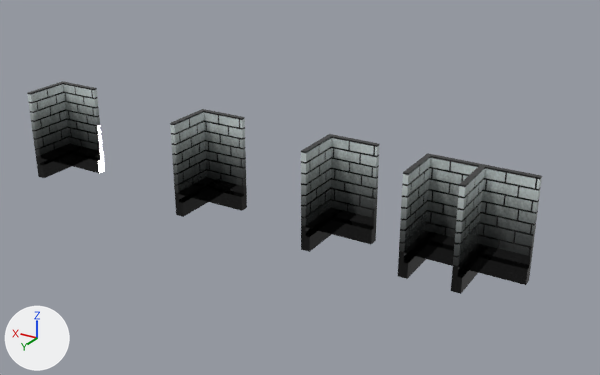
What one commit did to the FBX model ImporterExporterFBXexporter/FBXexporter/corner.fbx.
Before and after are seen from a 50 mm lens placed at (-0.0365, 0.1253, 0.0729), pointed at (0.0452, -0.0107, 0.0048). Every picture has the same lights, and +X, +Y and +Z are marked at lower left.

Before the edit, the objects in view are built like this:
```python
me_mesh = bpy.data.meshes.new('Mesh')
me_mesh.from_pydata(...)  # 26 vertices, 48 faces; spans x -0.5..0.55, y 0.0..2.0, z -0.5..0.55
me_mesh.materials.append(mat_corner)  # picture img_corner_png
ob_corner = bpy.data.objects.new('corner', me_mesh)
ob_corner.location = (0.0, 0.0, 0.0)
ob_corner.rotation_euler = (1.571, 0.0, 0.0)  # degrees (90, 0, 0)
ob_corner.scale = (0.01, 0.01, 0.01)
ob_thing1 = bpy.data.objects.new('thing1', me_mesh)
ob_thing1.parent = ob_corner
ob_thing1.location = (1.0, 0.0, 0.0)
ob_thing2 = bpy.data.objects.new('thing2', me_mesh)
ob_thing2.parent = ob_thing1
ob_thing2.location = (2.0, 0.0, 0.0)
ob_thing3 = bpy.data.objects.new('thing3', me_mesh)
ob_thing3.parent = ob_thing2
ob_thing3.location = (3.0, 0.0, 0.0)
ob_thing4 = bpy.data.objects.new('thing4', me_mesh)
ob_thing4.parent = ob_thing3
ob_thing4.location = (4.0, 0.0, 0.0)
```
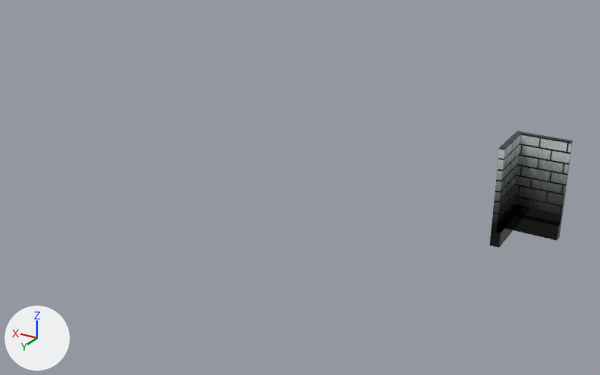
Changed parts and their boxes (x1, y1, x2, y2) in the pictures (600 x 375 px):
'corner', moved
    before: (451, 164, 542, 294)
    after: (490, 131, 573, 247)
'thing2', deleted
    before: (301, 134, 379, 252)
'thing3', deleted
    before: (170, 109, 247, 217)
'thing1', deleted
    before: (398, 153, 484, 279)
'thing4', deleted
    before: (27, 81, 105, 178)

The edits, one by one:
Object 'thing1' (ob_thing1) is deleted.
Object 'corner' (ob_corner) moves from (0.0, 0.0, 0.0) to (0.0, -0.02, 0.0).
Object 'thing2' (ob_thing2) is deleted.
Object 'thing4' (ob_thing4) is deleted.
Object 'thing3' (ob_thing3) is deleted.
